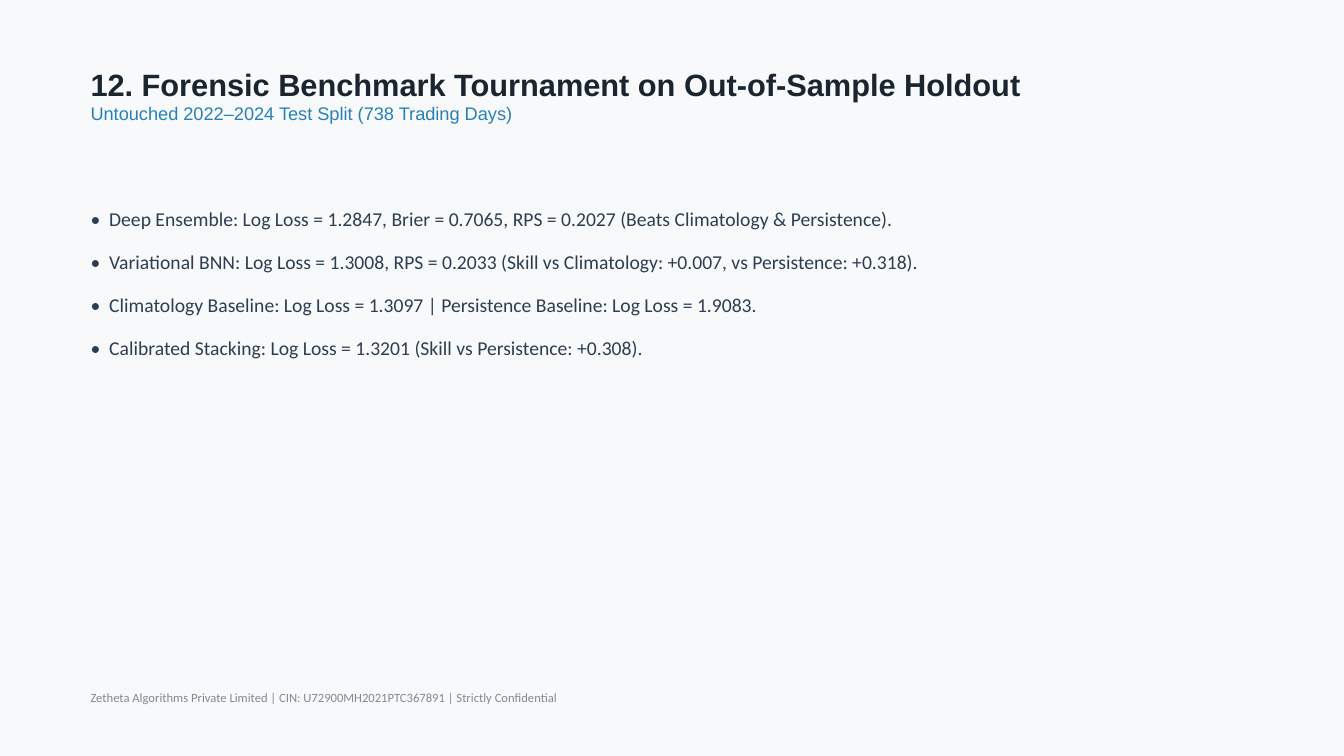
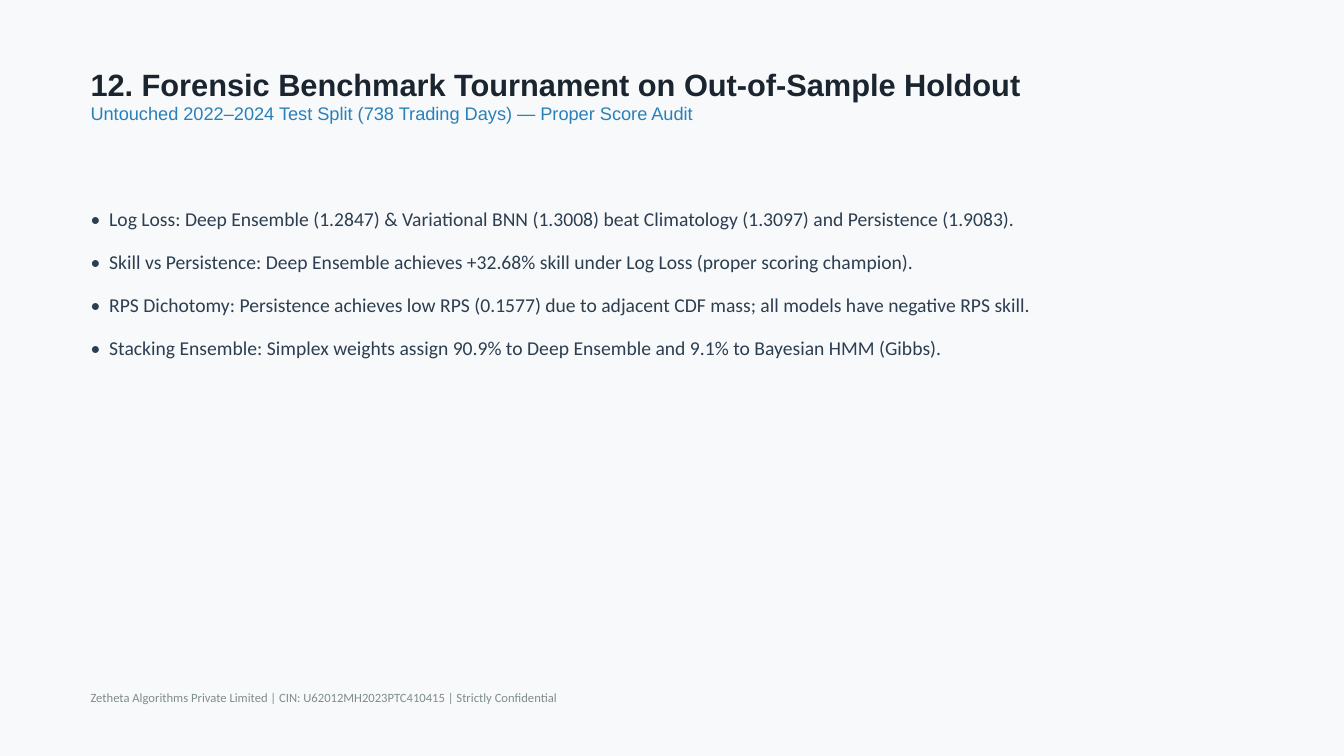
Before and after one commit to D12rocks/493561A-bayesian-regime-detection-engine, a slide deck: slide 13 of reports/final/FINAL_PRESENTATION.pptx. Drawn at 1344x756 pixels with LibreOffice and Linux fonts; fonts in the diff are those of the drawing. Boxes give left, top, right and bottom in pixels: in the first picture for what was removed or moved away, otherwise in the second. Text is boxed around its words. In the diff, an @@ line names an element or a change of style, - is before the commit and + after.

```diff
--- a/reports/final/FINAL_PRESENTATION.pptx
+++ b/reports/final/FINAL_PRESENTATION.pptx
@@ text at [91, 106, 692, 124]: text changed @@
-Untouched 2022–2024 Test Split (738 Trading Days)
+Untouched 2022–2024 Test Split (738 Trading Days) — Proper Score Audit
@@ text at [109, 212, 1030, 359]: text changed @@
-• Deep Ensemble: Log Loss = 1.2847, Brier = 0.7065, RPS = 0.2027 (Beats Climatology & Persistence).
-• Variational BNN: Log Loss = 1.3008, RPS = 0.2033 (Skill vs Climatology: +0.007, vs Persistence: +0.318).
-• Climatology Baseline: Log Loss = 1.3097 | Persistence Baseline: Log Loss = 1.9083.
-• Calibrated Stacking: Log Loss = 1.3201 (Skill vs Persistence: +0.308).
+• Log Loss: Deep Ensemble (1.2847) & Variational BNN (1.3008) beat Climatology (1.3097) and Persistence (1.9083).
+• Skill vs Persistence: Deep Ensemble achieves +32.68% skill under Log Loss (proper scoring champion).
+• RPS Dichotomy: Persistence achieves low RPS (0.1577) due to adjacent CDF mass; all models have negative RPS skill.
+• Stacking Ensemble: Simplex weights assign 90.9% to Deep Ensemble and 9.1% to Bayesian HMM (Gibbs).
@@ text at [91, 693, 557, 704]: text changed @@
-Zetheta Algorithms Private Limited | CIN: U72900MH2021PTC367891 | Strictly Confidential
+Zetheta Algorithms Private Limited | CIN: U62012MH2023PTC410415 | Strictly Confidential
```
Also in this commit, not shown: 18 other slides changed, 25 other files.
